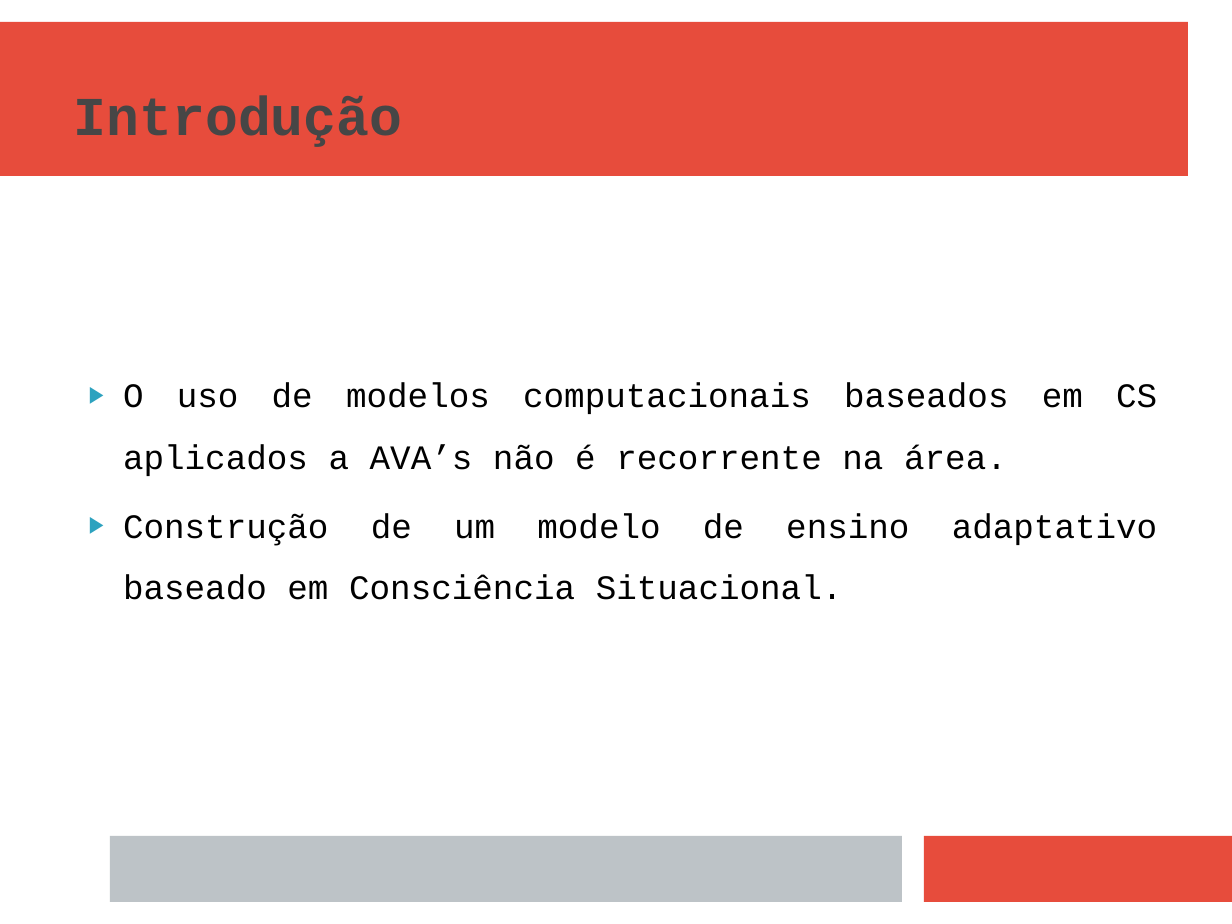
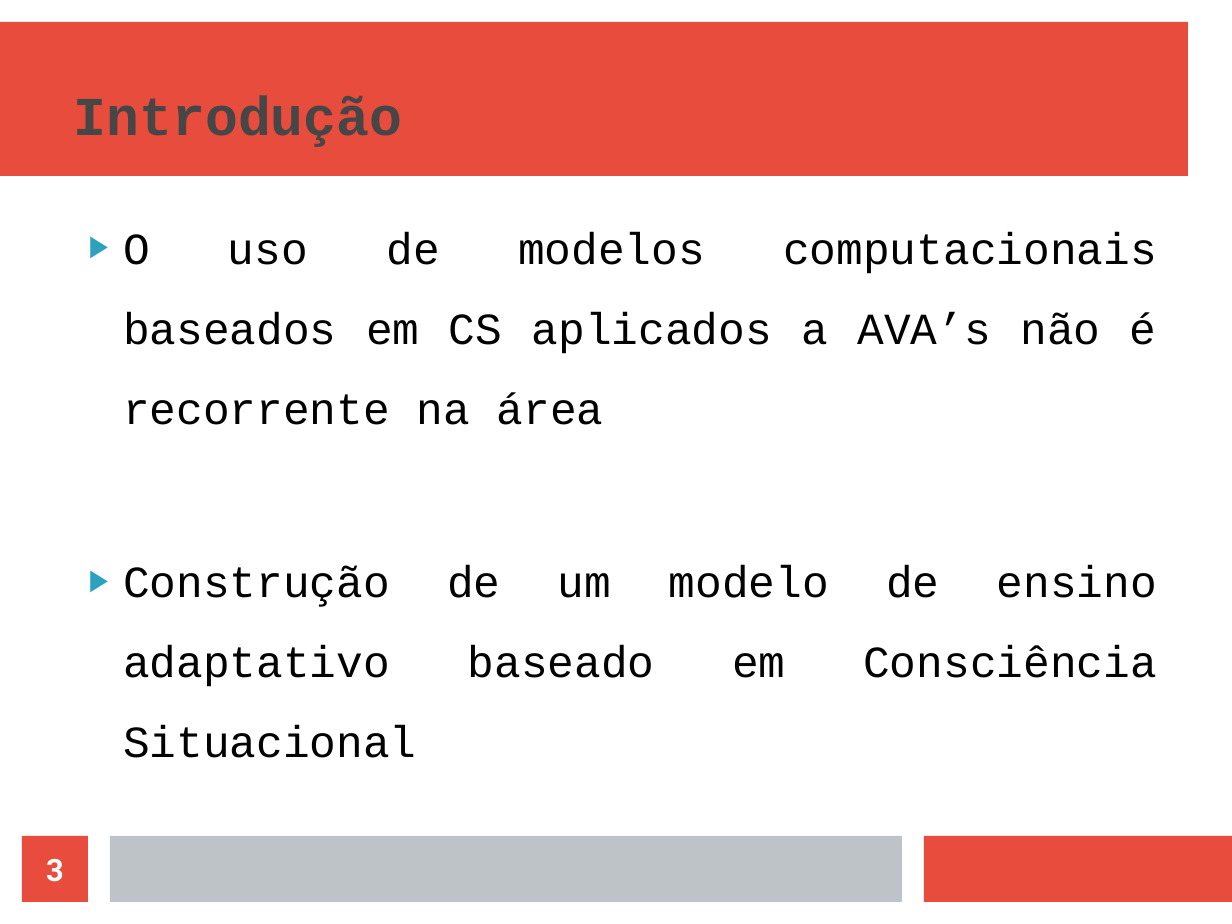
Before and after one commit to naninmartins/TCC-Modelo-de-AVA-com-CS-e-MDE, a slide deck: slide 3 of MODELO DE APOIO AO ENSINO EM AMBIENTES VIRTUAIS - APRESENTAÇÃO (linux).odp (slide 5 before the commit). Drawn at 1232x924 pixels with LibreOffice and Linux fonts; fonts in the diff are those of the drawing. Boxes give left, top, right and bottom in pixels: in the first picture for what was removed or moved away, otherwise in the second. Text is boxed around its words. In the diff, an @@ line names an element or a change of style, - is before the commit and + after.

```diff
--- a/MODELO DE APOIO AO ENSINO EM AMBIENTES VIRTUAIS - APRESENTAÇÃO (linux).odp
+++ b/MODELO DE APOIO AO ENSINO EM AMBIENTES VIRTUAIS - APRESENTAÇÃO (linux).odp
@@ text at (x1=123, y1=232, x2=1157, y2=678): text changed; size 20 to 26 pt @@
-▶ O uso de modelos computacionais baseados em CS aplicados a AVA’s não é recorrente na área.
-▶ Construção de um modelo de ensino adaptativo baseado em Consciência Situacional.
+▶ O uso de modelos computacionais baseados em CS aplicados a AVA’s não é recorrente na área
+▶ Construção de um modelo de ensino adaptativo baseado em Consciência Situacional
@@ page number added at (x1=22, y1=837, x2=89, y2=903), fill #E74C3C, 18 pt, text #FFFFFF, bold @@
+3
```
Also in this commit, not shown: 24 other slides changed, 4 slides added, 6 other files.
